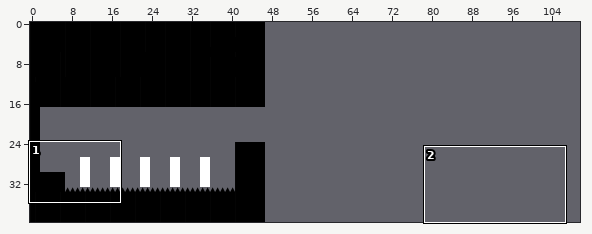
Tiled map, stored at Ninja Goo/minifase6.tmx. The first picture is a wide view before the edit; the outline marks the close-up.
Close-up. The starting point:
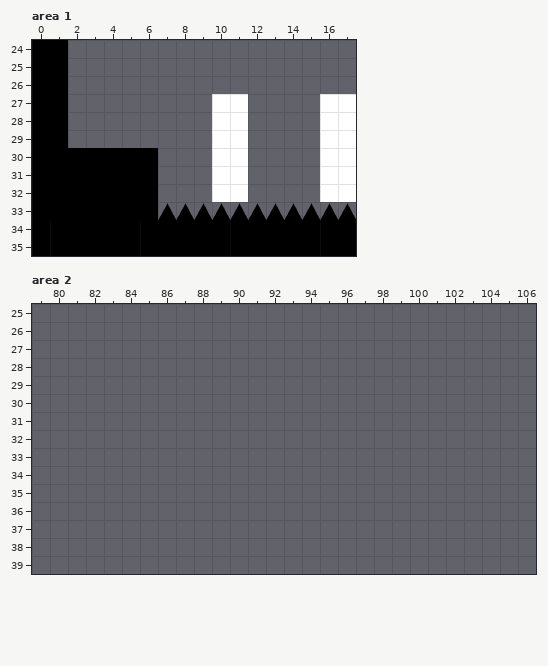
Cells are 50x50 px. Shown: area 1 x 0..17, y 24..35; area 2 x 79..106, y 25..39. The commit also changed other parts of the map, which this record leaves out.
After:
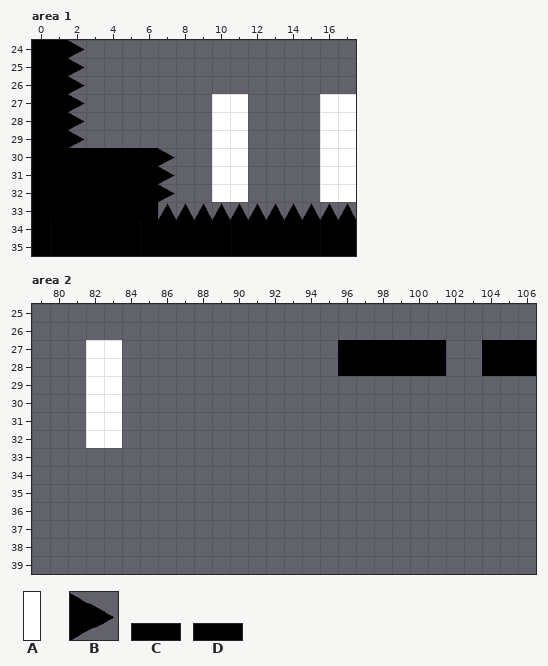
Key: from "Rotatable": A 0; from "espinho_tile": B 0 turned 90; from "plataforma3": C 0, D 1.
_ is an empty cell.
Changes in this commit:
Layer "Walls", area 1:
The author put tile B in rows 24 to 29 at x 2; in rows 30 to 32 at x 7.
Layer "Walls", area 2:
The author put tile A in row 32 at x 82.
The author put tile C in row 28 at x 96.
The author put tile D in row 28 at x 104.
Where, in picture pixels (left, top, right, bottom), the same in both close-ups:
added: (68, 40, 85, 148)
added: (158, 148, 175, 202)
added: (86, 340, 122, 448)
added: (338, 340, 446, 376)
added: (482, 340, 536, 376)
